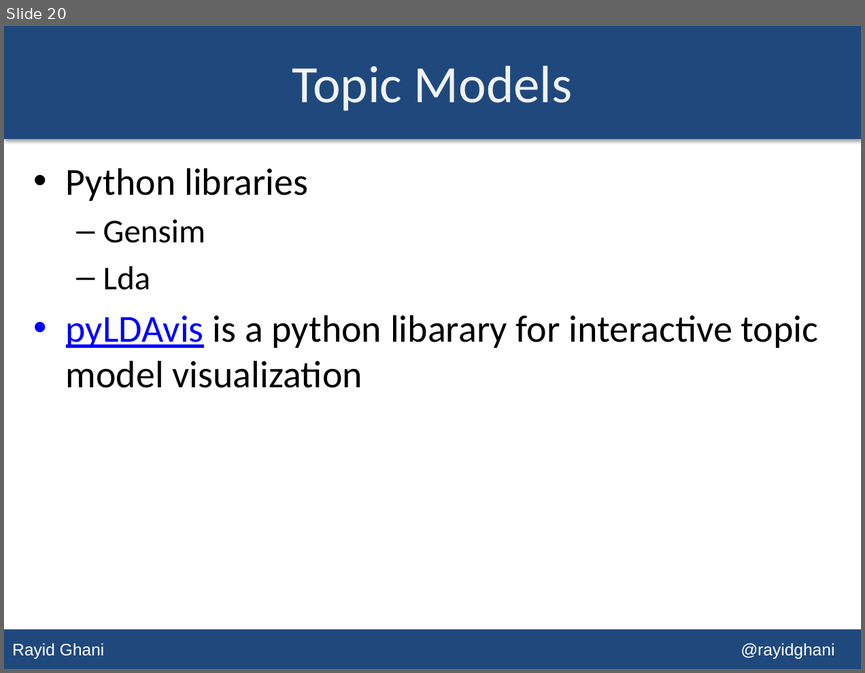
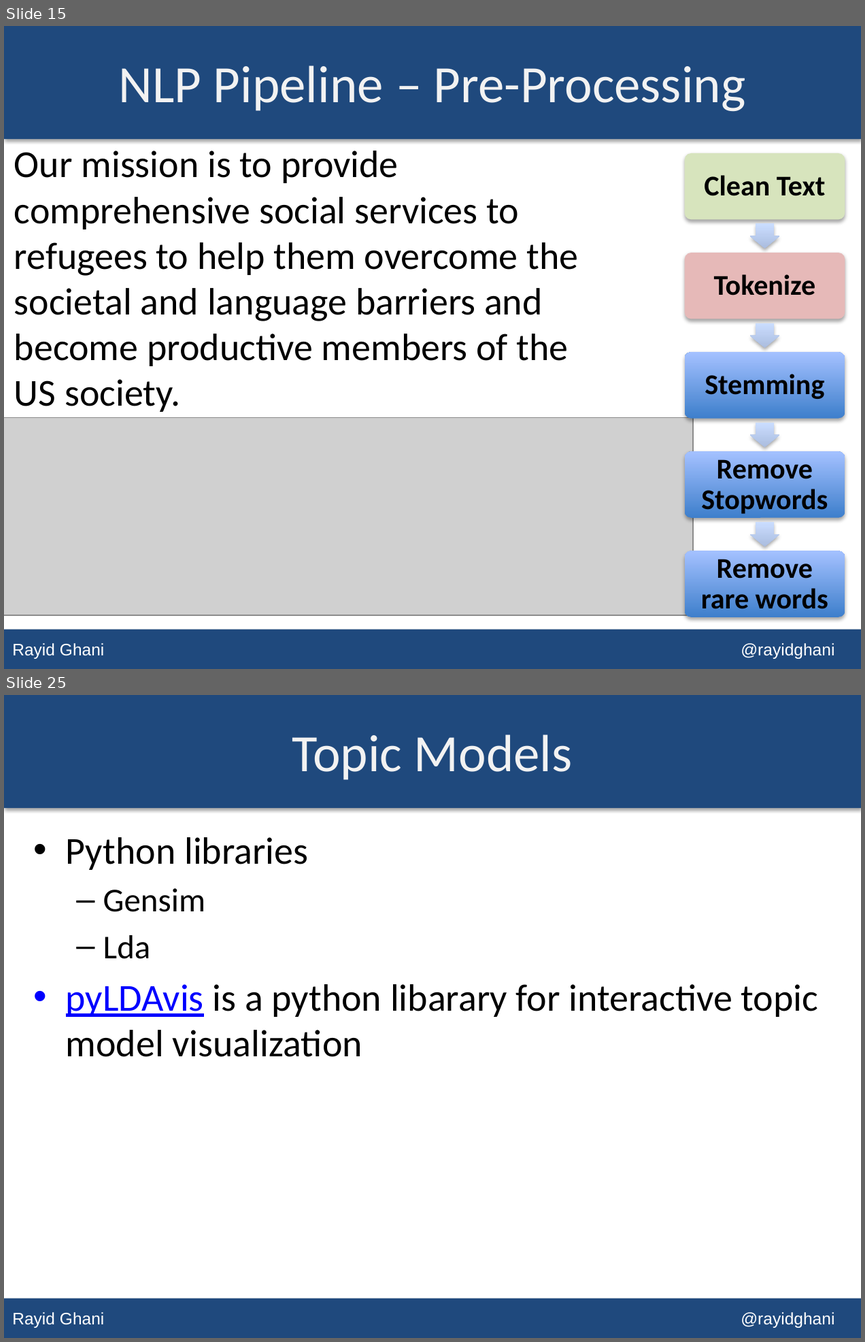
Before and after one commit to dssg/MLforPublicPolicy, a slide deck: Lectures/Lecture 12 - Text Analysis.pptx. Shown one above the other, each under a label of ours: slide 20 before the commit, slides 15 and 25 after it; the slides between them are not shown. The pictures are 865x673 and 865x1342 pixels, drawn with LibreOffice and Linux fonts; fonts in the diff are those of the drawing; grey boxes stand for pictures. Boxes give left, top, right and bottom in pixels: in the first picture for what was removed or moved away, otherwise in the second. Text is boxed around its words. In the diff, an @@ line names an element or a change of style, - is before the commit and + after.

Commit message:
updated text analysis lecture

```diff
--- a/Lectures/Lecture 12 - Text Analysis.pptx
+++ b/Lectures/Lecture 12 - Text Analysis.pptx
@@ slide 15 added at [4,26,861,669], background #FFFFFF; not listed: 2 template elements that a slide beside it also shows @@
@@ title added at [119,65,745,112], 44 pt, text #F2F2F2 @@
+NLP Pipeline – Pre-Processing
@@ text added at [14,150,578,412], 32 pt, text #000000 @@
+Our mission is to provide comprehensive social services to refugees to help them overcome the societal and language barriers and become productive members of the US society.
@@ picture added at [4,418,693,616] @@
@@ group added at [684,152,844,616]: 5 rounded rectangles, 5 texts, 4 right arrows @@
+Clean Text
+Tokenize
+Stemming
+Remove Stopwords
+Remove rare words
@@ what was slide 20 is now slide 25 @@
```
Also in this commit, not shown: 4 slides changed, 18 other slides added, 4 slides removed, 1 other file.
